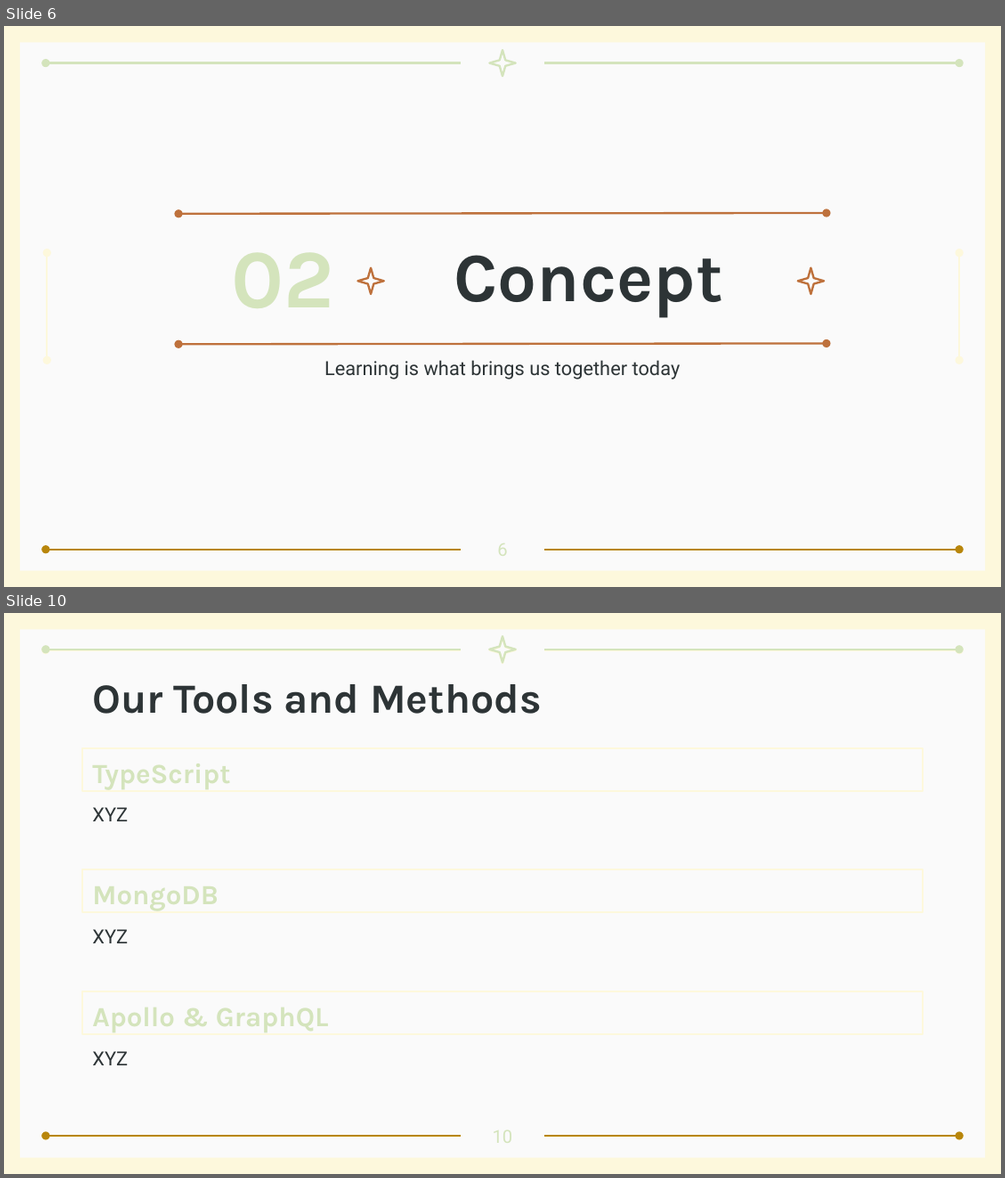
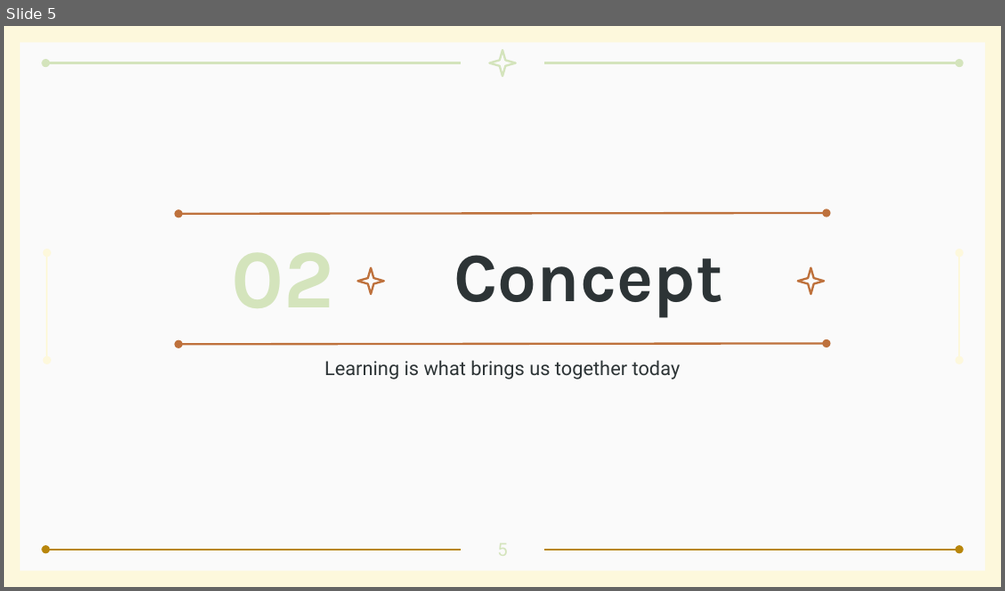
Before and after one commit to antoninast/deckster, a slide deck: resources/Project Presentation.pptx. Shown one above the other, each under a label of ours: slides 6 and 10 before the commit, slide 5 after it; the slides between them are not shown. The pictures are 1005x1178 and 1005x591 pixels, drawn with LibreOffice and Linux fonts; fonts in the diff are those of the drawing. Boxes give left, top, right and bottom in pixels: in the first picture for what was removed or moved away, otherwise in the second. Text is boxed around its words. In the diff, an @@ line names an element or a change of style, - is before the commit and + after.

```diff
--- a/resources/Project Presentation.pptx
+++ b/resources/Project Presentation.pptx
@@ slide 10 removed at box(4, 613, 1001, 1174), background #FDF8DC; not listed: 1 template element that a slide beside it also shows @@
@@ star removed at box(489, 637, 516, 663) @@
@@ star removed at box(489, 636, 516, 662) @@
@@ arrow removed from (461, 649) to (46, 649) @@
@@ arrow removed from (461, 649) to (46, 649) @@
@@ arrow removed from (544, 649) to (959, 649) @@
@@ arrow removed from (544, 649) to (959, 649) @@
@@ title removed at box(92, 684, 542, 714) @@
-Our Tools and Methods
@@ subtitle removed at box(82, 748, 923, 791) @@
@@ subtitle removed at box(92, 807, 128, 821) @@
-XYZ
@@ subtitle removed at box(82, 869, 923, 912) @@
@@ subtitle removed at box(92, 929, 128, 943) @@
-XYZ
@@ subtitle removed at box(82, 992, 923, 1035) @@
@@ subtitle removed at box(92, 1051, 128, 1065) @@
-XYZ
@@ arrow removed from (461, 1136) to (46, 1136) @@
@@ arrow removed from (461, 1135) to (46, 1135) @@
@@ arrow removed from (544, 1136) to (959, 1136) @@
@@ arrow removed from (544, 1135) to (959, 1135) @@
@@ what was slide 6 is now slide 5 @@
```
Also in this commit, not shown: 6 slides changed, 6 slides added, 18 other slides removed, 1 other file.
